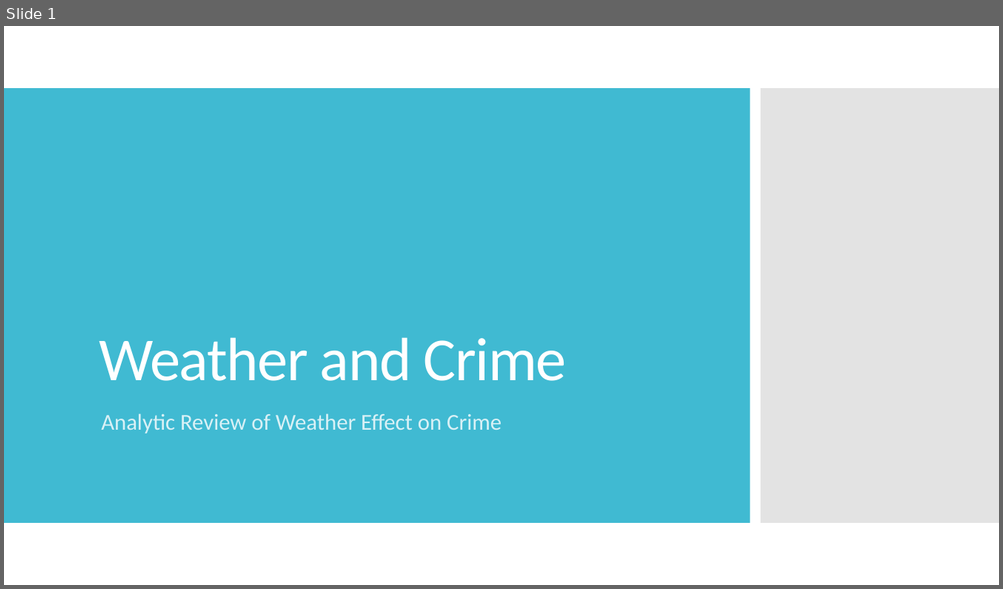
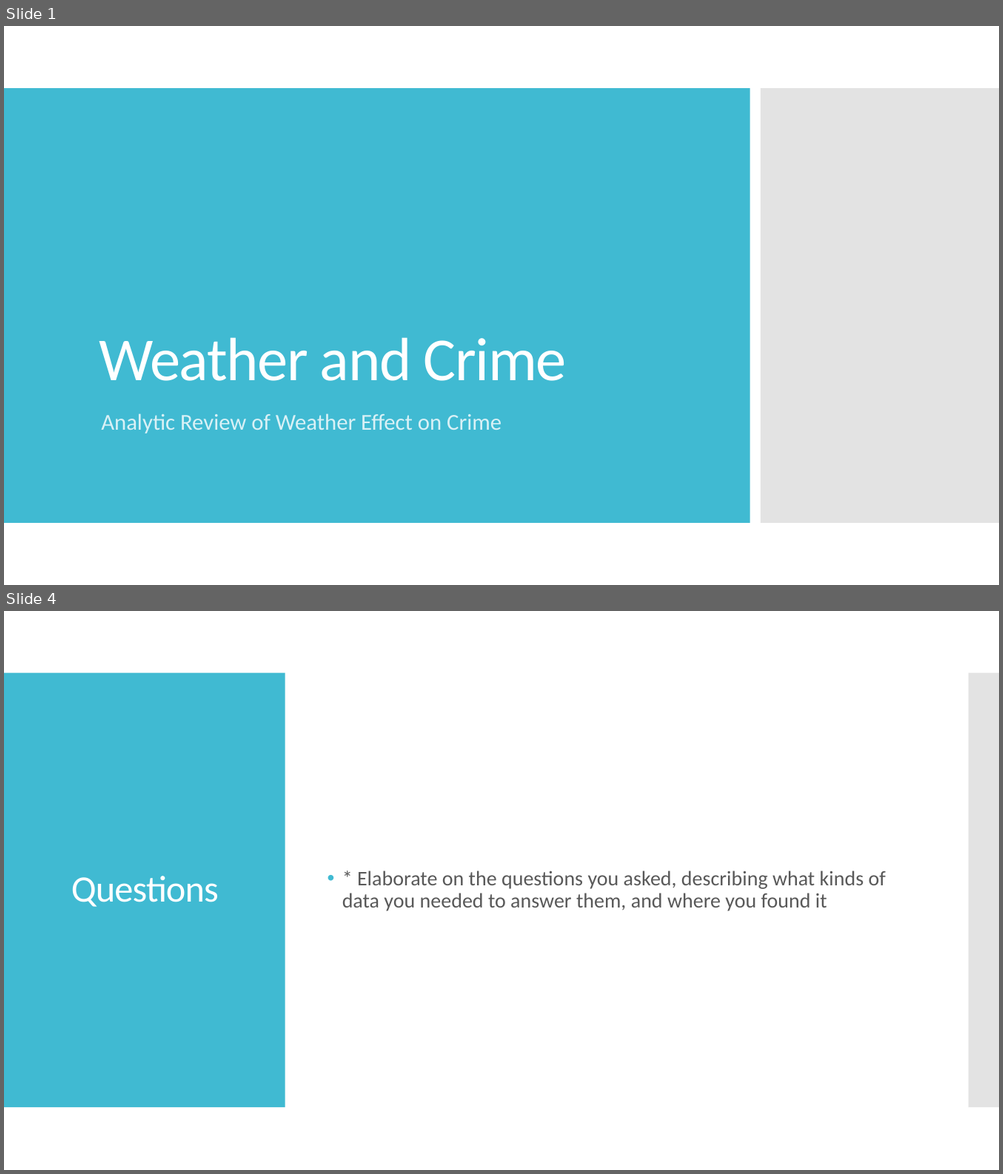
Before and after one commit to minxstm/Bootcamp_Project_1, a slide deck: Weather and Crime Data Analysis Presentation.pptx. Shown one above the other, each under a label of ours: slide 1 before the commit, slides 1 and 4 after it; the slides between them are not shown. The pictures are 1003x589 and 1003x1174 pixels, drawn with LibreOffice and Linux fonts; fonts in the diff are those of the drawing. Boxes give left, top, right and bottom in pixels: in the first picture for what was removed or moved away, otherwise in the second. Text is boxed around its words. In the diff, an @@ line names an element or a change of style, - is before the commit and + after.

```diff
--- a/Weather and Crime Data Analysis Presentation.pptx
+++ b/Weather and Crime Data Analysis Presentation.pptx
@@ slide 4 added at bbox=[4, 611, 999, 1170], background #FFFFFF @@
@@ rectangle added at bbox=[4, 673, 285, 1108], fill #40BAD2 @@
@@ rectangle added at bbox=[968, 673, 999, 1108], fill #C8C8C8 at 50% opacity @@
@@ title added at bbox=[71, 876, 219, 907], 36 pt, text #FFFFFF @@
+Questions
@@ text added at bbox=[342, 871, 885, 911], 20 pt, text #595959 @@
+• * Elaborate on the questions you asked, describing what kinds of data you needed to answer them, and where you found it
```
Also in this commit, not shown: 1 slide changed, 7 other slides added, 6 slides removed.
